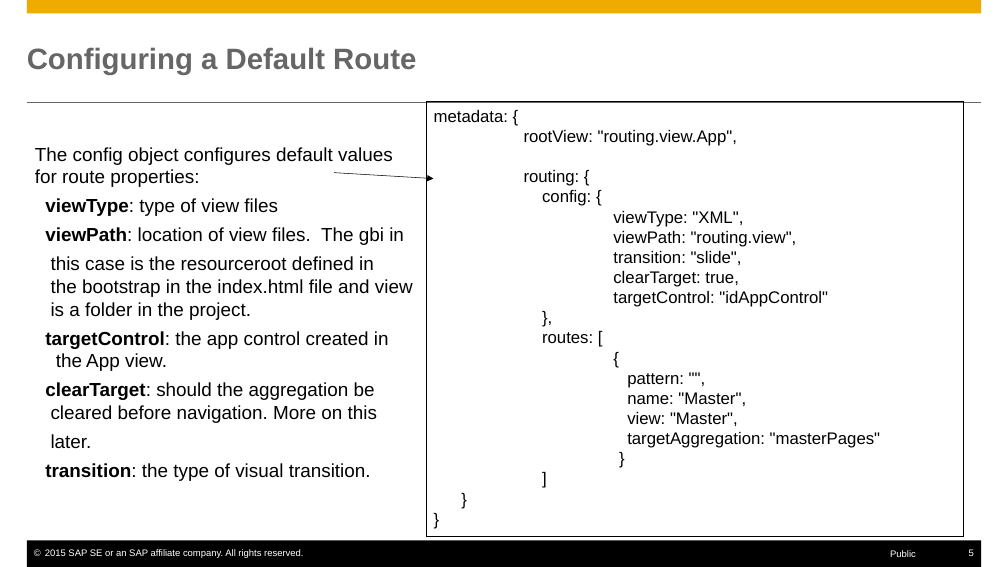
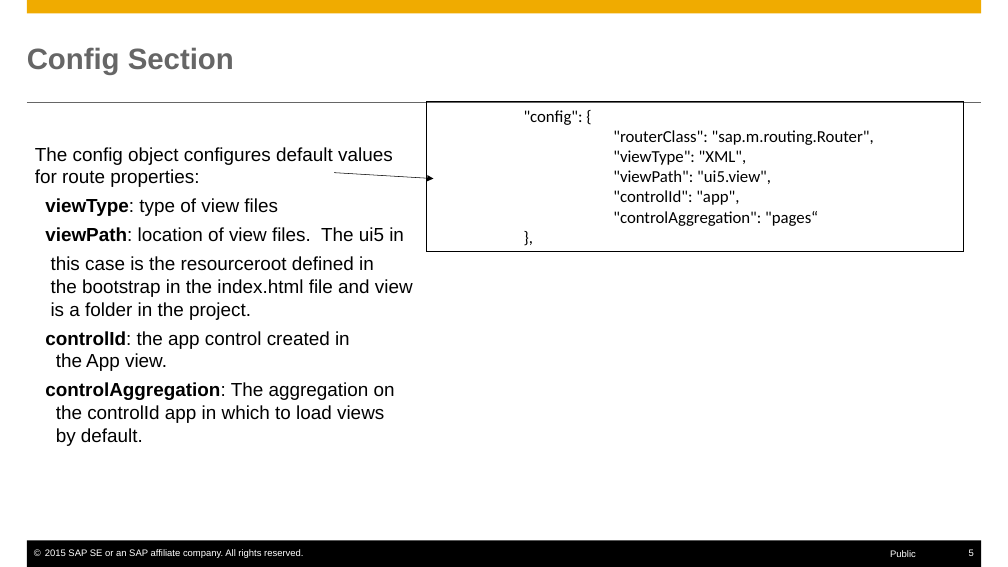
Before and after one commit to rosshigh/UI5, a slide deck: slide 5 of Notes/SAPUI5-Routing.pptx. Drawn at 1008x567 pixels with LibreOffice and Linux fonts; fonts in the diff are those of the drawing. Boxes give left, top, right and bottom in pixels: in the first picture for what was removed or moved away, otherwise in the second. Text is boxed around its words. In the diff, an @@ line names an element or a change of style, - is before the commit and + after.

```diff
--- a/Notes/SAPUI5-Routing.pptx
+++ b/Notes/SAPUI5-Routing.pptx
@@ title at bbox=[27, 47, 234, 75]: text changed @@
-Configuring a Default Route
+Config Section
@@ rectangle ""config": { "routerClass": "sap.m.routing.Router", "viewType ...": place and size @@
-rectangle ""config": { "routerClass": "sap.m.routing.Router", "viewType ..." at bbox=[426, 102, 964, 537]
+rectangle ""config": { "routerClass": "sap.m.routing.Router", "viewType ..." at bbox=[426, 102, 964, 252]
@@ text in rectangle at bbox=[524, 110, 874, 226]: text changed; font Arial to Calibri @@
-metadata: {
-rootView: "routing.view.App",
-routing: {
-config: {
-viewType: "XML",
-viewPath: "routing.view",
-transition: "slide",
-clearTarget: true,
-targetControl: "idAppControl"
-},
-routes: [
-{
-pattern: "",
-name: "Master",
-view: "Master",
-targetAggregation: "masterPages"
-}
-]
-}
-}
+"config": {
+"routerClass": "sap.m.routing.Router",
+"viewType": "XML",
+"viewPath": "ui5.view",
+"controlId": "app",
+"controlAggregation": "pages“
+},
@@ text at bbox=[45, 227, 404, 242]: text changed @@
-viewPath: location of view files. The gbi in
+viewPath: location of view files. The ui5 in
@@ text at bbox=[45, 331, 395, 446]: text changed @@
-targetControl: the app control created in
-the App view.
-clearTarget: should the aggregation be
-cleared before navigation. More on this
-later.
-transition: the type of visual transition.
+controlId: the app control created in
+the App view.
+controlAggregation: The aggregation on
+the controlId app in which to load views
+by default.
```
Also in this commit, not shown: 10 other slides changed, 3 slides added, 2 slides removed, 24 other files.
